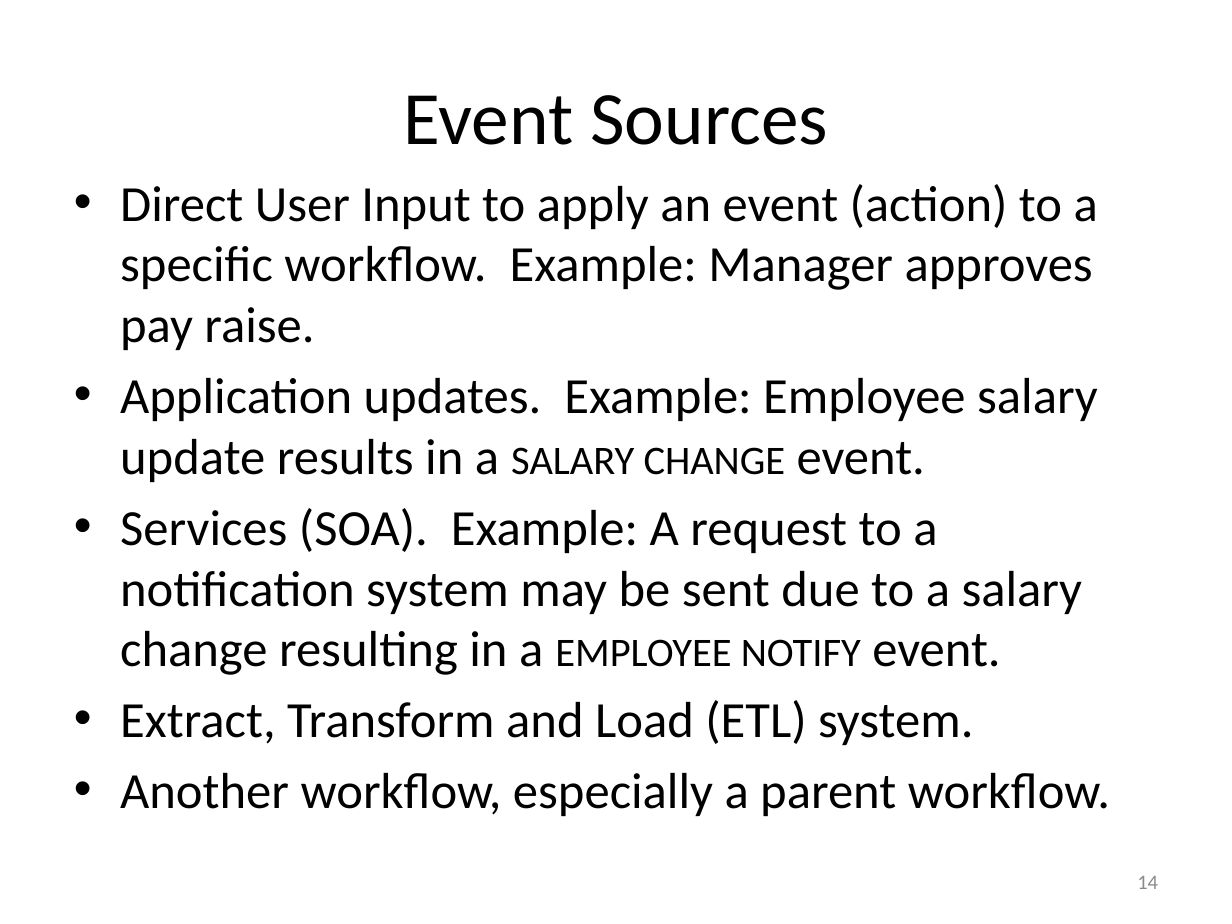
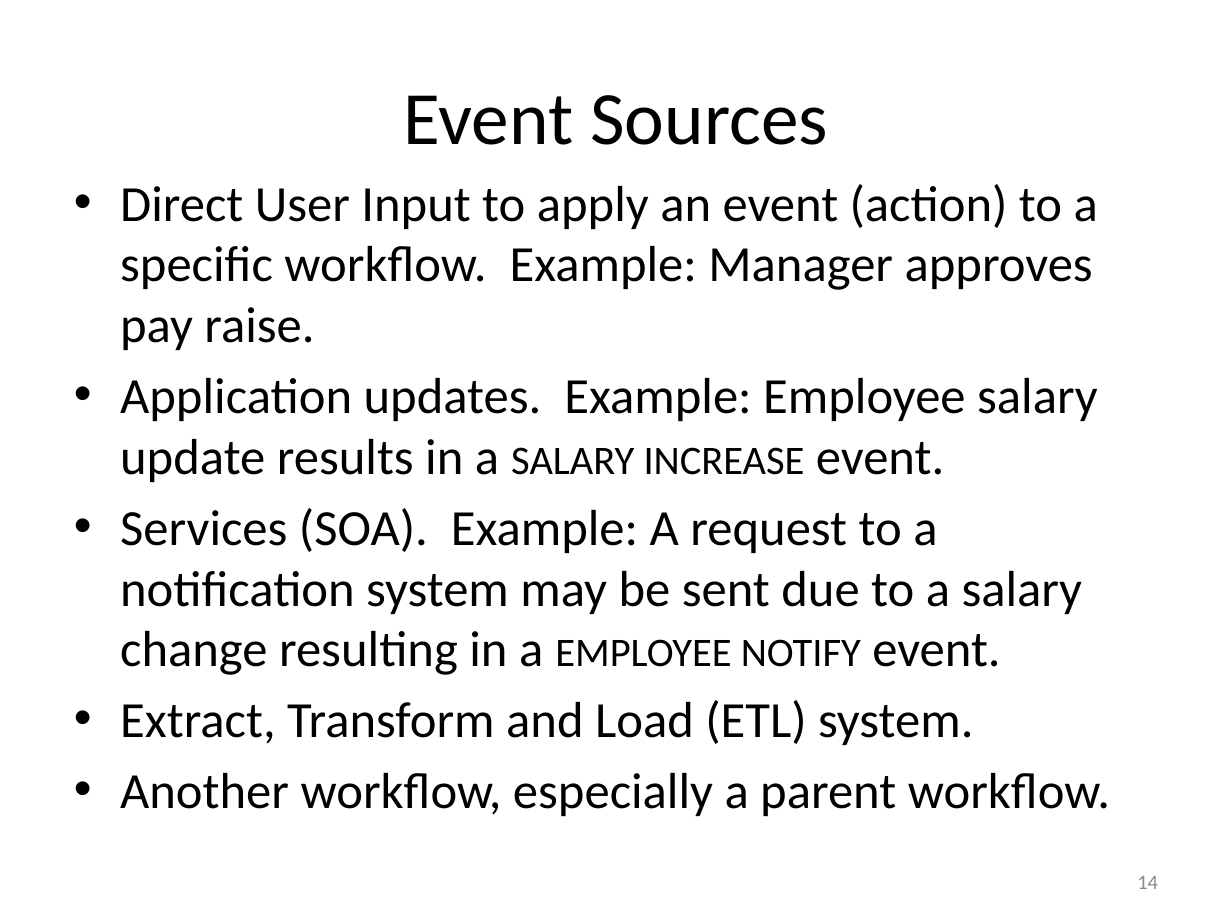
Before and after one commit to RichardRoda/DFA-Workflow-Model, a slide deck: slide 14 of Modeling Workflows with Event Driven DFA.pptx. Drawn at 1232x924 pixels with LibreOffice and Linux fonts; fonts in the diff are those of the drawing. Boxes give left, top, right and bottom in pixels: in the first picture for what was removed or moved away, otherwise in the second. Text is boxed around its words. In the diff, an @@ line names an element or a change of style, - is before the commit and + after.

```diff
--- a/Modeling Workflows with Event Driven DFA.pptx
+++ b/Modeling Workflows with Event Driven DFA.pptx
@@ text at bbox=[120, 378, 1098, 482]: text changed @@
-• Application updates. Example: Employee salary update results in a salary change event.
+• Application updates. Example: Employee salary update results in a salary increase event.
```
Also in this commit, not shown: 3 other slides changed, 3 slides added, 1 other file.
